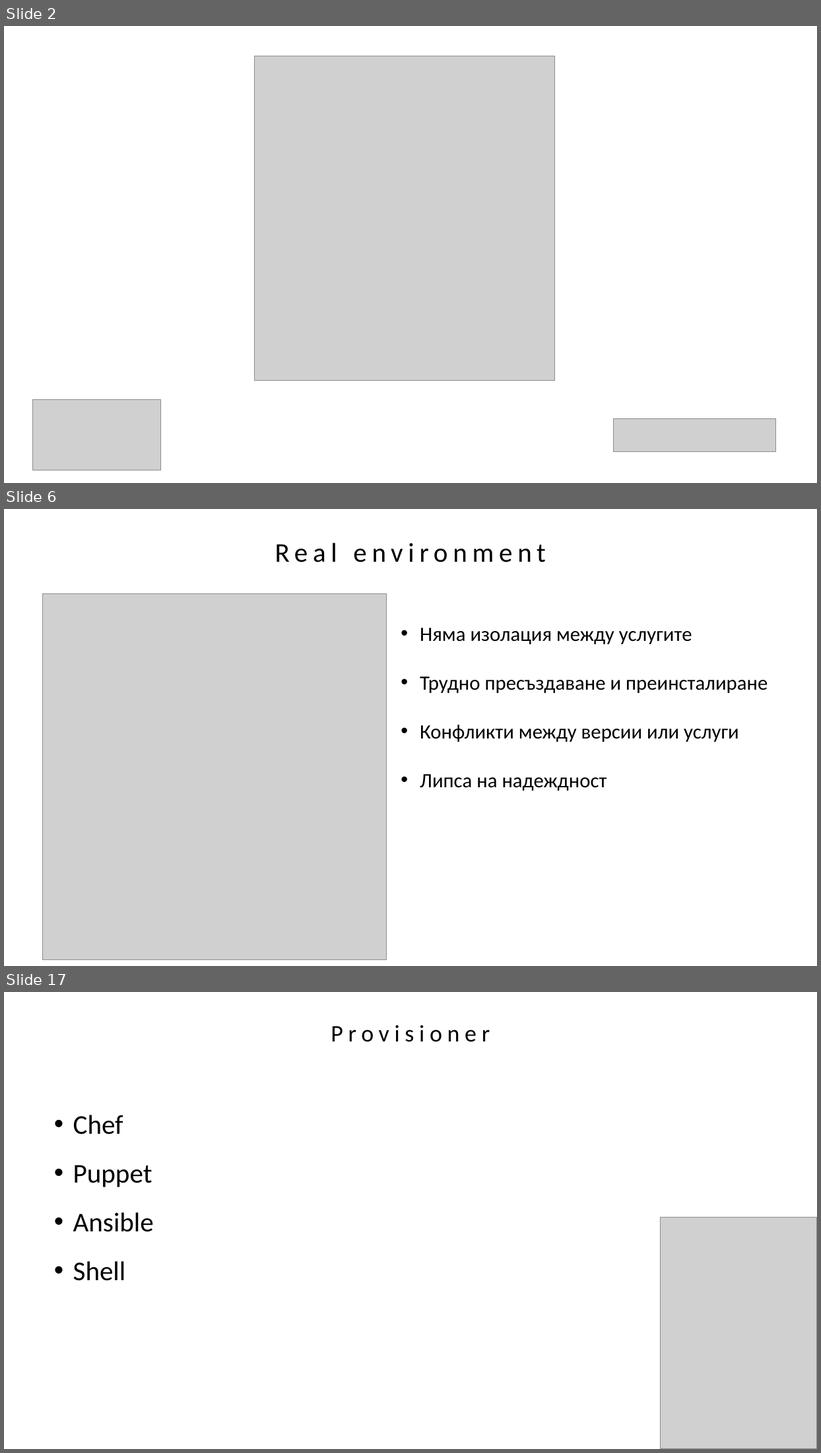
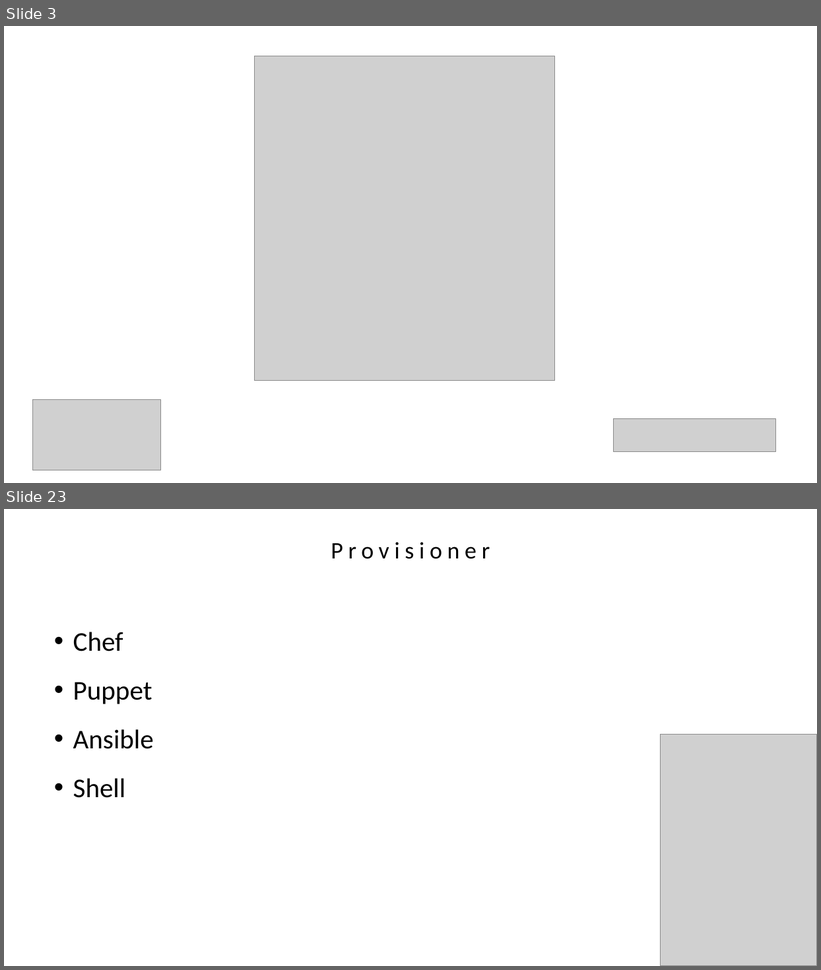
Before and after one commit to agavazov/vagrant-presentation, a slide deck: vagrant.pptx. Shown one above the other, each under a label of ours: slides 2, 6 and 17 before the commit, slides 3 and 23 after it; the slides between them are not shown. The pictures are 821x1453 and 821x970 pixels, drawn with LibreOffice and Linux fonts; fonts in the diff are those of the drawing; grey boxes stand for pictures; background and template pictures are left out. Boxes give left, top, right and bottom in pixels: in the first picture for what was removed or moved away, otherwise in the second. Text is boxed around its words. In the diff, an @@ line names an element or a change of style, - is before the commit and + after.

```diff
--- a/vagrant.pptx
+++ b/vagrant.pptx
@@ slide 6 removed at bbox=[4, 509, 817, 966], background #FFFFFF @@
@@ text removed at bbox=[275, 543, 545, 562] @@
-Real environment
@@ picture removed at bbox=[43, 593, 387, 960] @@
@@ text removed at bbox=[420, 628, 768, 791] @@
-• Няма изолация между услугите
-• Трудно пресъздаване и преинсталиране
-• Конфликти между версии или услуги
-• Липса на надеждност
@@ what was slide 2 is now slide 3 @@
@@ what was slide 17 is now slide 23 @@
```
Also in this commit, not shown: 11 slides changed, 11 slides added, 5 other slides removed, 21 other files.
